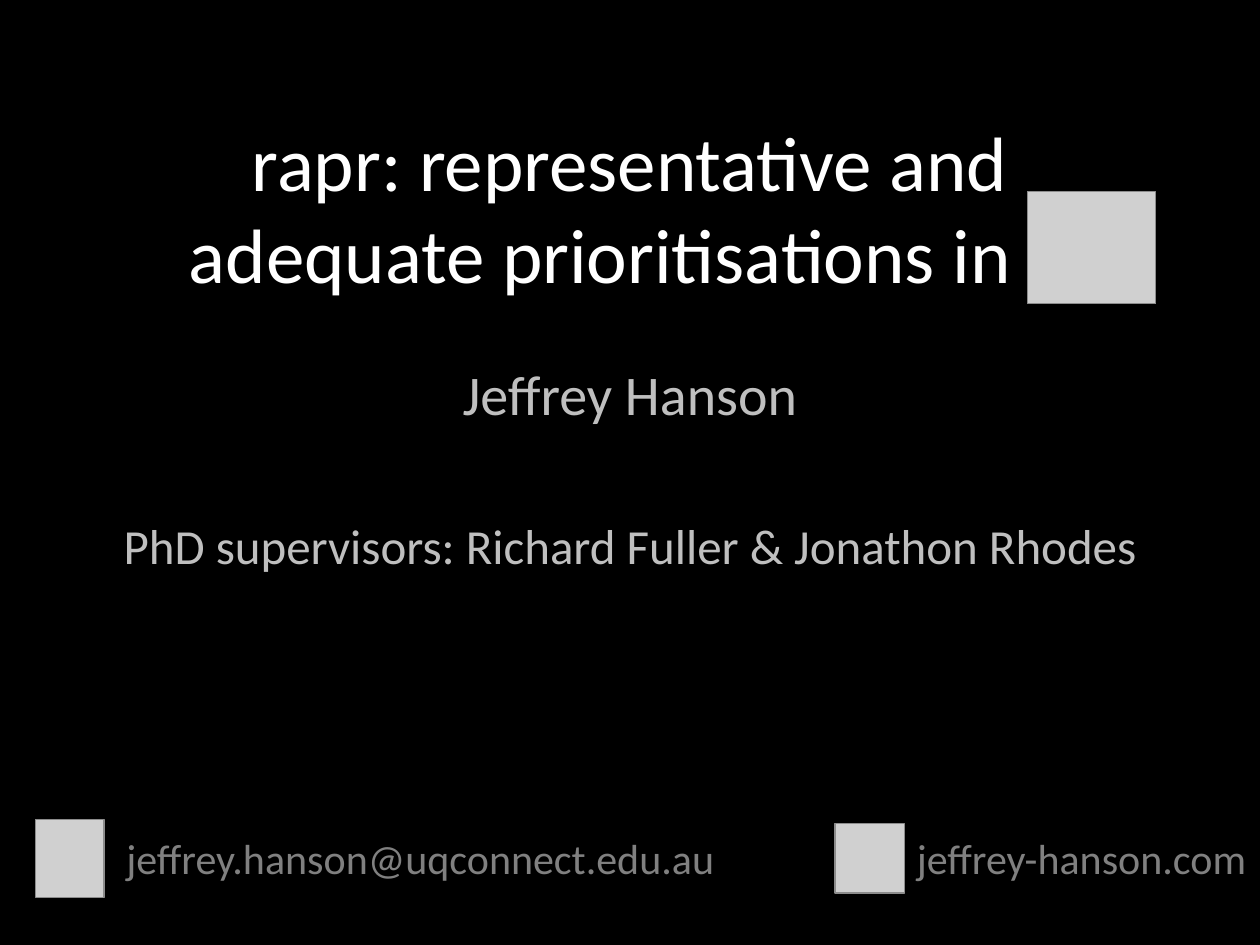
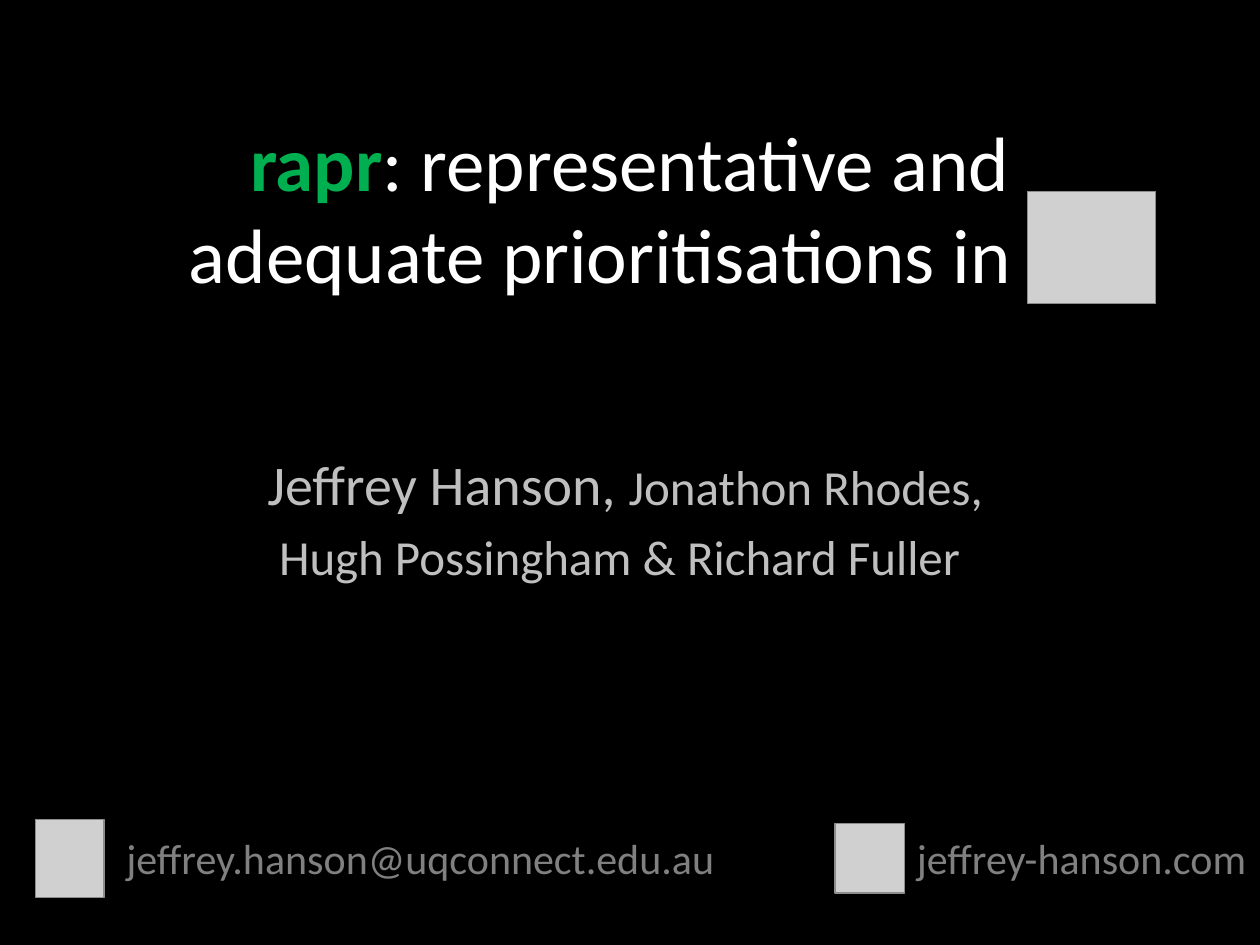
Before and after one commit to jeffreyhanson/abstracts-and-slides, a slide deck: slide 1 of seminars/SCBO-presentation-06-06-2016/jhanson_scbo.pptx. Drawn at 1260x945 pixels with LibreOffice and Linux fonts; fonts in the diff are those of the drawing; grey boxes stand for pictures. Boxes give left, top, right and bottom in pixels: in the first picture for what was removed or moved away, otherwise in the second. Text is boxed around its words. In the diff, an @@ line names an element or a change of style, - is before the commit and + after.

```diff
--- a/seminars/SCBO-presentation-06-06-2016/jhanson_scbo.pptx
+++ b/seminars/SCBO-presentation-06-06-2016/jhanson_scbo.pptx
@@ title "rapr: representative and adequate prioritisations ..." at bbox=[189, 137, 1071, 304]: text colour #FFFFFF to #00B050, bold on in "rapr:" @@
@@ subtitle at bbox=[267, 466, 982, 584]: text changed @@
-Jeffrey Hanson
-PhD supervisors: Richard Fuller & Jonathon Rhodes
+Jeffrey Hanson, Jonathon Rhodes,
+Hugh Possingham & Richard Fuller
```
Also in this commit, not shown: 10 other slides changed, 3 slides added, 4 slides removed.
